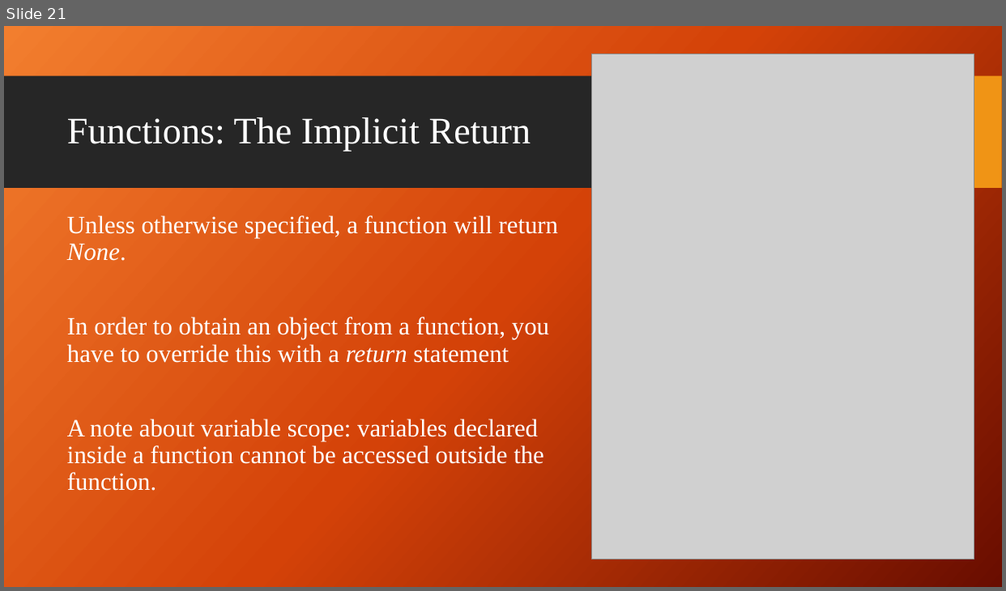
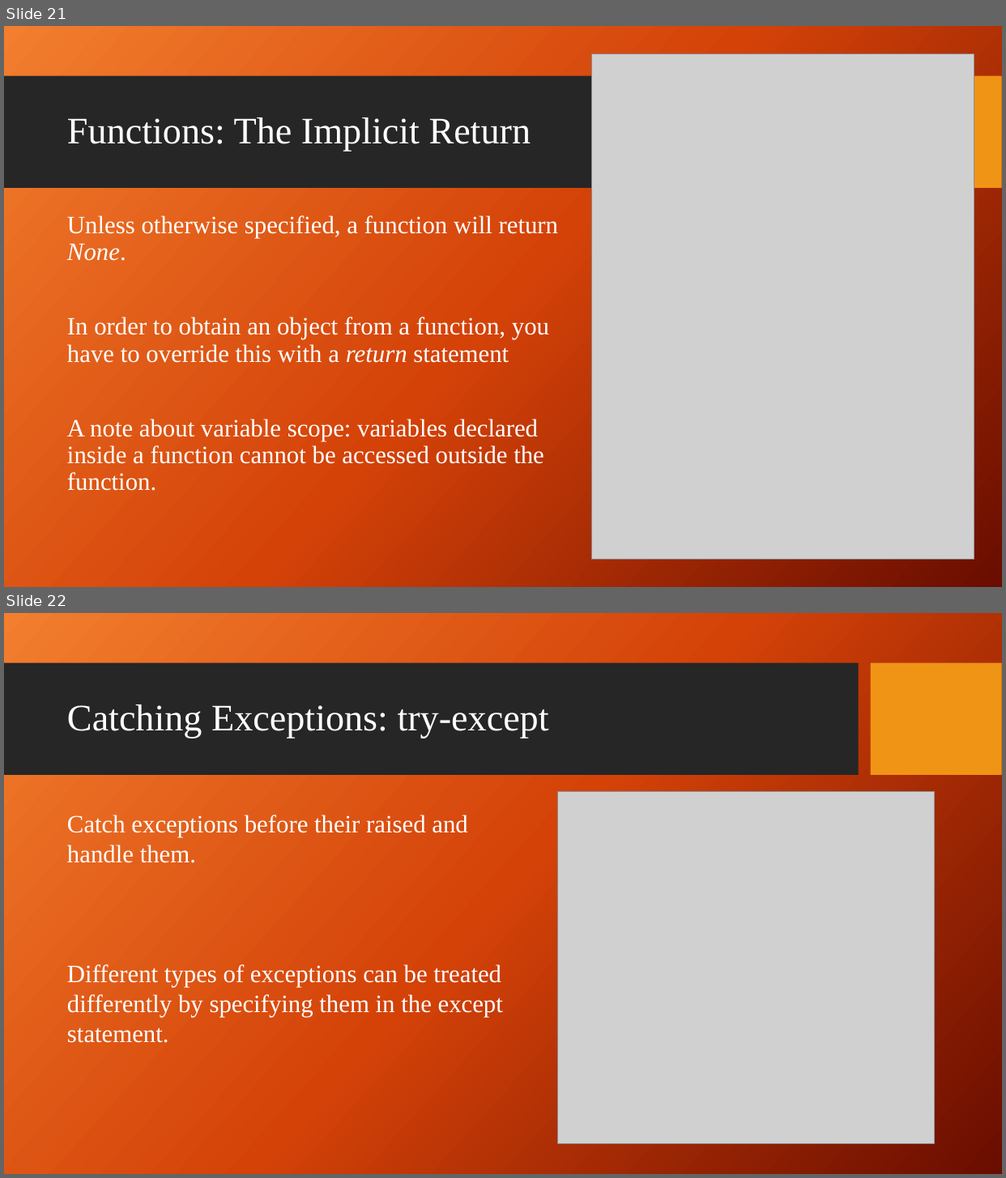
Before and after one commit to giganano/PythonBootcamp, a slide deck: slides/review.pptx. Shown one above the other, each under a label of ours: slide 21 before the commit, slides 21 and 22 after it. The pictures are 1006x591 and 1006x1178 pixels, drawn with LibreOffice and Linux fonts; fonts in the diff are those of the drawing; grey boxes stand for pictures; background and template pictures are left out. Boxes give left, top, right and bottom in pixels: in the first picture for what was removed or moved away, otherwise in the second. Text is boxed around its words. In the diff, an @@ line names an element or a change of style, - is before the commit and + after.

Commit message:
slides: try-except-finally added to review ; exercises: terminal and imports

```diff
--- a/slides/review.pptx
+++ b/slides/review.pptx
@@ slide 22 added at (4,613,1002,1174), background picture (left out); not listed: 2 template elements that a slide beside it also shows @@
@@ title added at (67,705,549,738), 36 pt, text #FFFFFF @@
+Catching Exceptions: try-except
@@ picture added at (558,792,935,1144) @@
@@ text added at (67,815,503,1043), 24 pt, text #FFFFFF @@
+Catch exceptions before their raised and handle them.
+Different types of exceptions can be treated differently by specifying them in the except statement.
```
Also in this commit, not shown: 2 slides changed, 1 other slide added, 38 other files.
